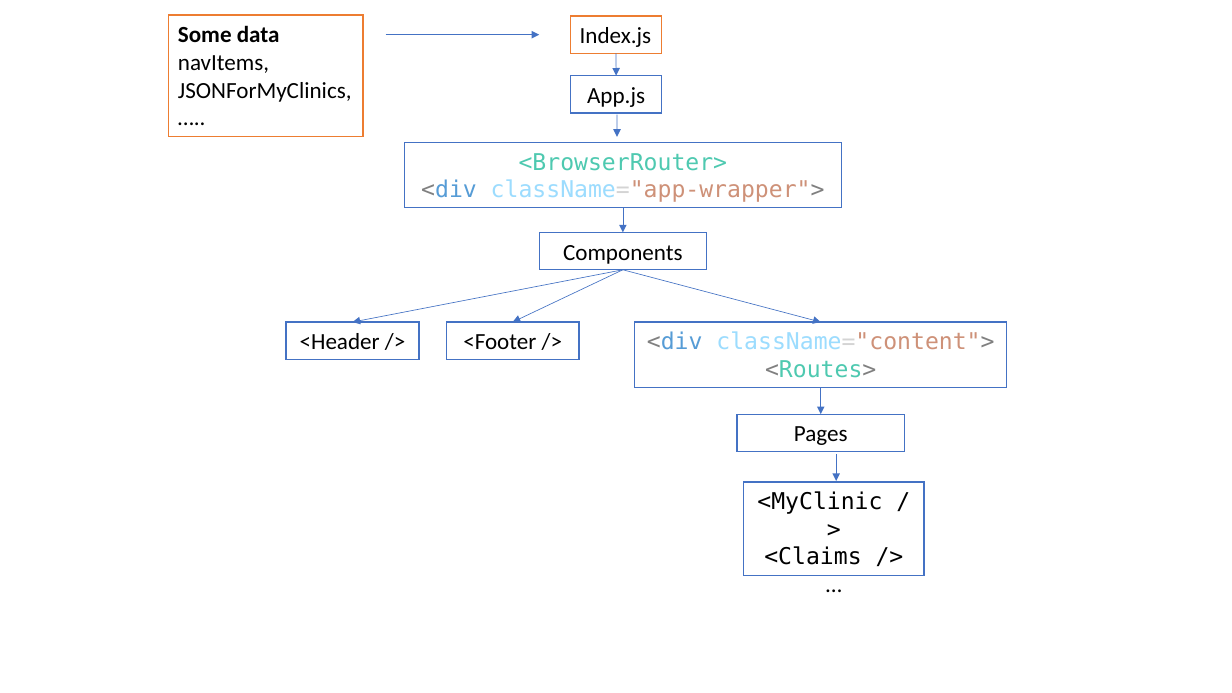
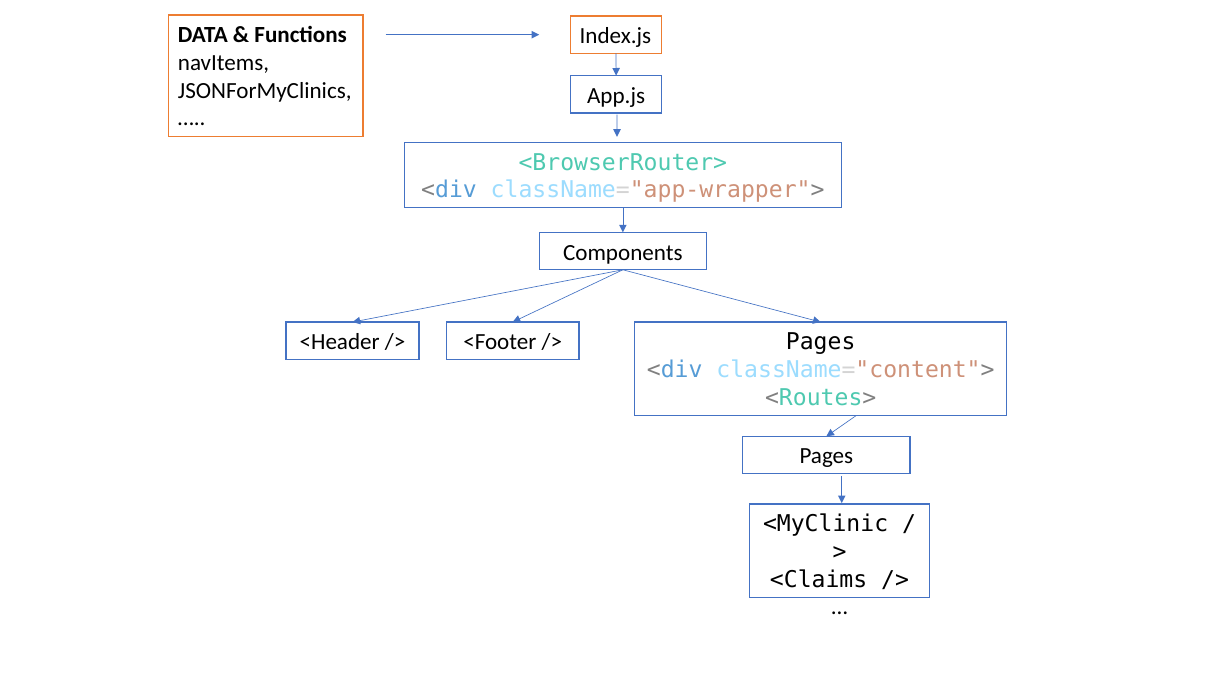
Before and after one commit to DocInfoAM/frontend, a slide deck: slide 1 of clinics-app/Schema.pptx. Drawn at 1232x693 pixels with LibreOffice and Linux fonts; fonts in the diff are those of the drawing. Boxes give left, top, right and bottom in pixels: in the first picture for what was removed or moved away, otherwise in the second. Text is boxed around its words. In the diff, an @@ line names an element or a change of style, - is before the commit and + after.

Commit message:
add tests props and functions

```diff
--- a/clinics-app/Schema.pptx
+++ b/clinics-app/Schema.pptx
@@ text in rectangle at <box>178,26,346,42</box>: text changed @@
-Some data
+DATA & Functions
@@ rectangle "Pages": place and size @@
-rectangle "Pages" at <box>635,323,1007,388</box>
+rectangle "Pages" at <box>635,323,1007,416</box>
@@ text in rectangle at <box>786,332,856,354</box>: paragraph added @@
+Pages
@@ arrow moved from (821, 387) - (821, 414) to (857, 416) - (826, 436) @@
@@ rectangle "Pages": place and size @@
-rectangle "Pages" at <box>738,414,905,451</box>
+rectangle "Pages" at <box>743,436,910,473</box>
@@ arrow moved from (836, 455) - (836, 482) to (842, 477) - (842, 504) @@
@@ rectangle "<MyClinic />": place and size @@
-rectangle "<MyClinic />" at <box>744,482,924,576</box>
+rectangle "<MyClinic />" at <box>750,505,930,598</box>
```
Also in this commit, not shown: 4 other files.
